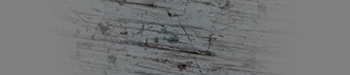
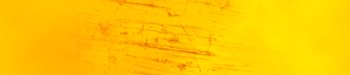
Layers edited between the first and the second 350x75 image:
added layer "Layer 2" (linear light) above "Layer 3" over [0, 0, 350, 75]
added layer "Layer 3" (linear light) above "Color Fill 1" over [0, 0, 350, 75]
